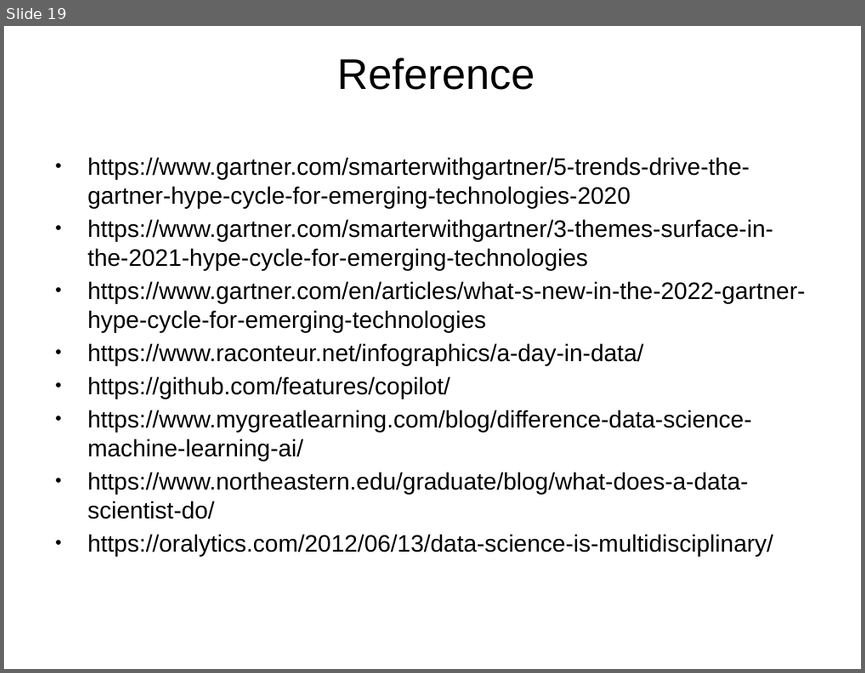
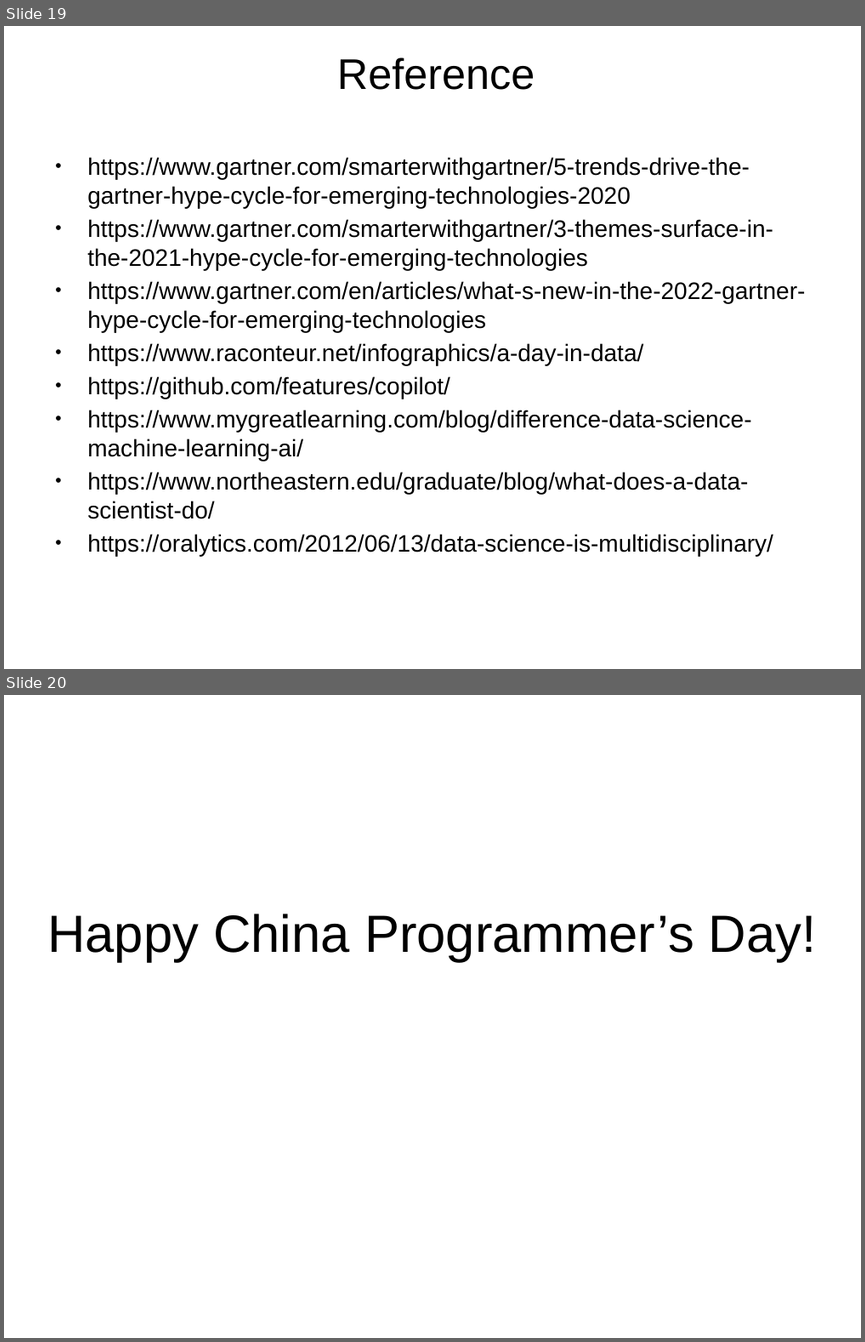
Before and after one commit to aeeeeeep/aeeeeeep.github.io, a slide deck: papers/BigData.pptx. Shown one above the other, each under a label of ours: slide 19 before the commit, slides 19 and 20 after it. The pictures are 865x673 and 865x1342 pixels, drawn with LibreOffice and Linux fonts; fonts in the diff are those of the drawing; background and template pictures are left out. Boxes give left, top, right and bottom in pixels: in the first picture for what was removed or moved away, otherwise in the second. Text is boxed around its words. In the diff, an @@ line names an element or a change of style, - is before the commit and + after.

```diff
--- a/papers/BigData.pptx
+++ b/papers/BigData.pptx
@@ slide 20 added at (4,695,861,1338), background picture (left out) @@
@@ title added at (47,913,817,962), 44 pt, text #000000 @@
+Happy China Programmer’s Day!
```
Also in this commit, not shown: 3 slides changed, 1 other file.
